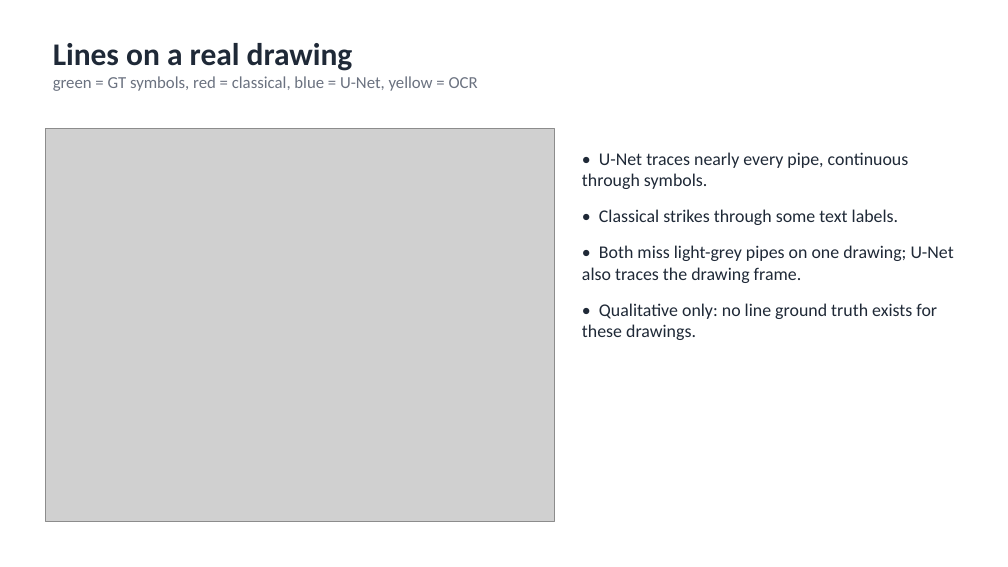
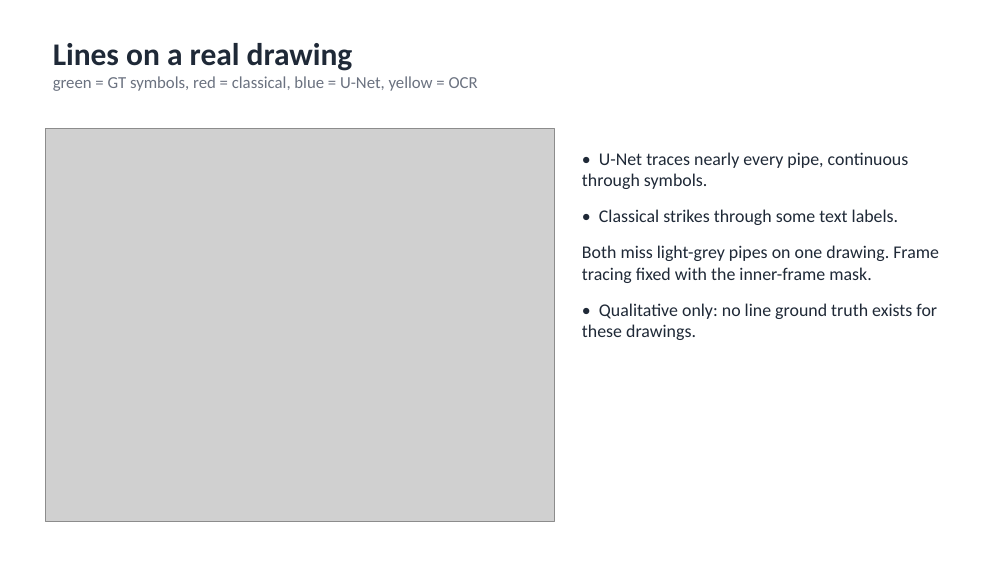
Before and after one commit to WeiKangda/PnIDAgent, a slide deck: slide 6 of weekly_update/2026-09-21_pipeline_accuracy_update.pptx. Drawn at 1008x567 pixels with LibreOffice and Linux fonts; fonts in the diff are those of the drawing; grey boxes stand for pictures. Boxes give left, top, right and bottom in pixels: in the first picture for what was removed or moved away, otherwise in the second. Text is boxed around its words. In the diff, an @@ line names an element or a change of style, - is before the commit and + after.

```diff
--- a/weekly_update/2026-09-21_pipeline_accuracy_update.pptx
+++ b/weekly_update/2026-09-21_pipeline_accuracy_update.pptx
@@ text at box(582, 245, 939, 283): text changed @@
-• Both miss light-grey pipes on one drawing; U-Net also traces the drawing frame.
+Both miss light-grey pipes on one drawing. Frame tracing fixed with the inner-frame mask.
```
Also in this commit, not shown: 3 other slides changed, 6 other files.
